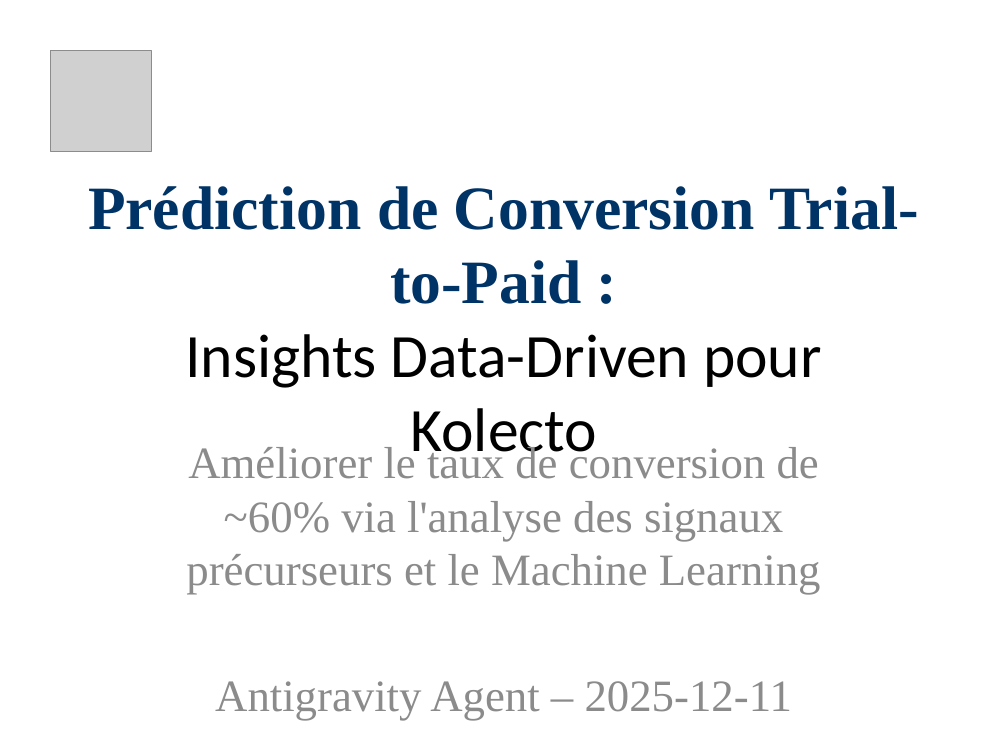
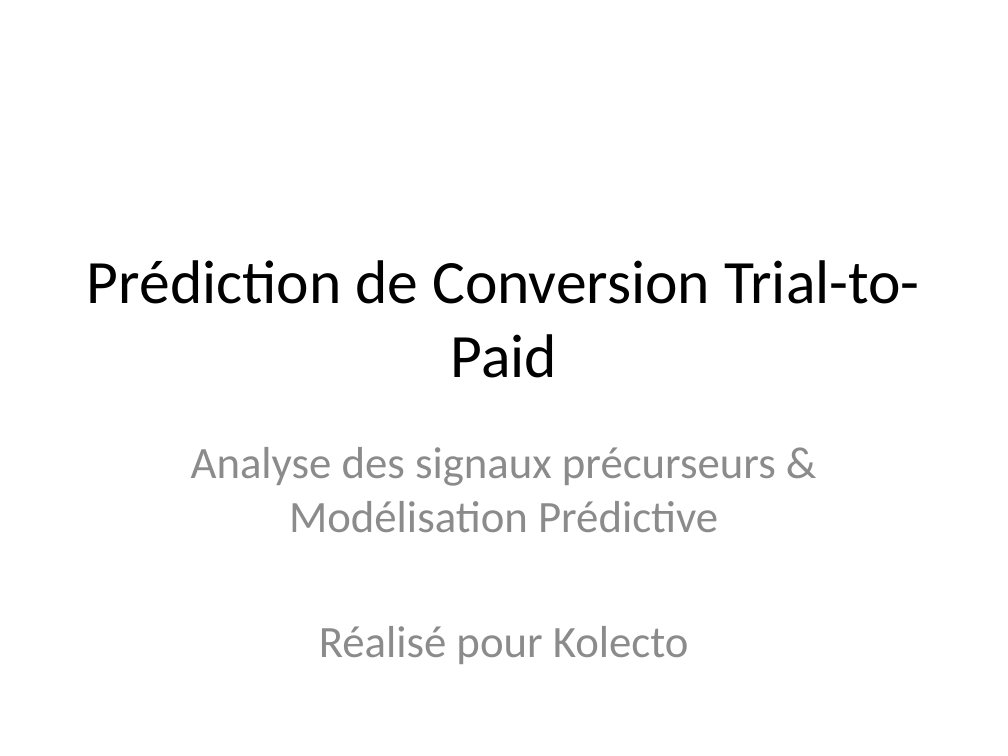
Before and after one commit to Paulino-Cristovao/churn_predictions, a slide deck: slide 1 of Presentations_Resultats_Projet.pptx. Drawn at 1008x756 pixels with LibreOffice and Linux fonts; fonts in the diff are those of the drawing; grey boxes stand for pictures. Boxes give left, top, right and bottom in pixels: in the first picture for what was removed or moved away, otherwise in the second. Text is boxed around its words. In the diff, an @@ line names an element or a change of style, - is before the commit and + after.

```diff
--- a/Presentations_Resultats_Projet.pptx
+++ b/Presentations_Resultats_Projet.pptx
@@ picture removed at bbox=[50, 50, 151, 151] @@
@@ title at bbox=[87, 260, 920, 378]: text changed; font Times New Roman to Calibri; text colour #003366 to #000000; bold off @@
-Prédiction de Conversion Trial-to-Paid :
-Insights Data-Driven pour Kolecto
+Prédiction de Conversion Trial-to-Paid
@@ subtitle at bbox=[191, 447, 776, 664]: text changed; font Times New Roman to Calibri @@
-Améliorer le taux de conversion de ~60% via l'analyse des signaux précurseurs et le Machine Learning
-Antigravity Agent – 2025-12-11
+Analyse des signaux précurseurs & Modélisation Prédictive
+Réalisé pour Kolecto
```
Also in this commit, not shown: 3 other slides changed, 10 slides added, 6 slides removed, 1 other file.
